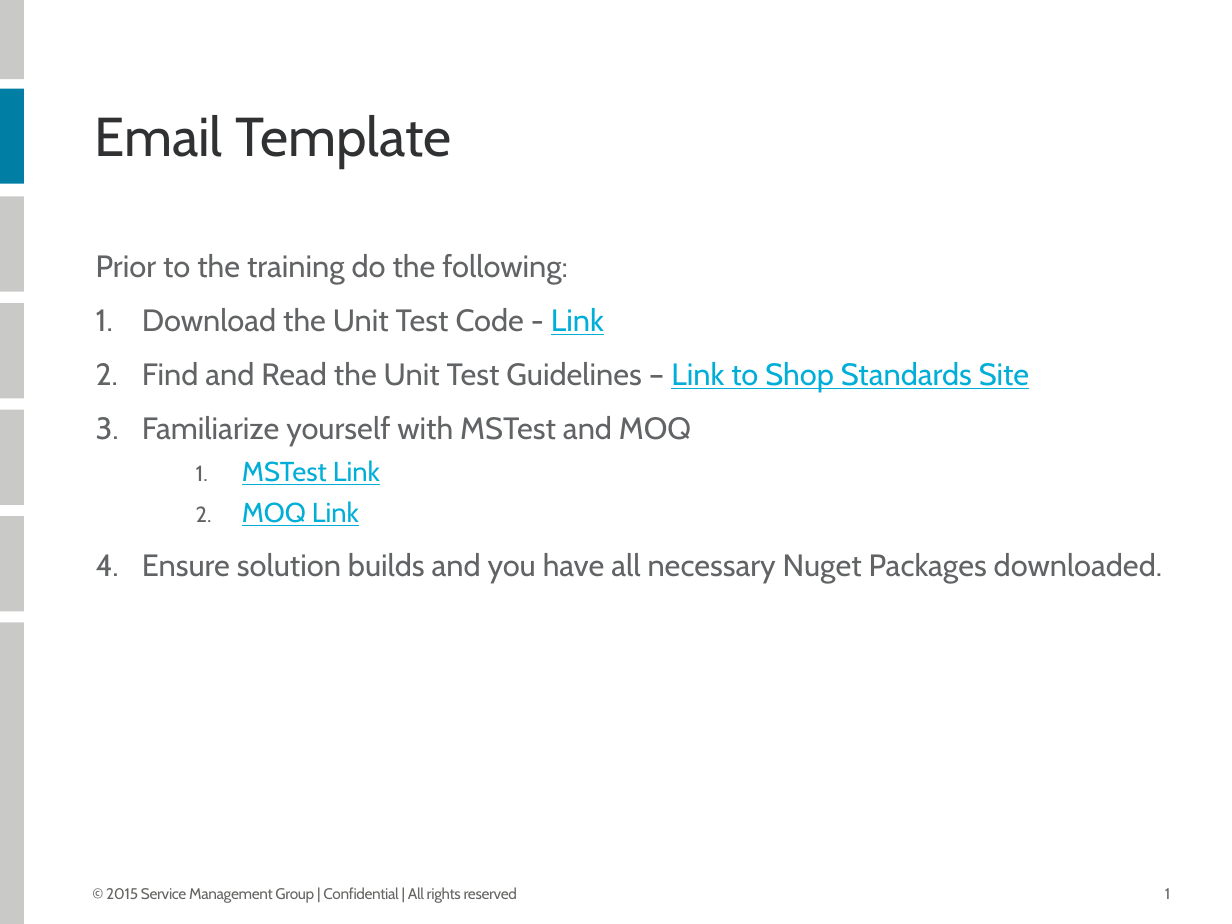
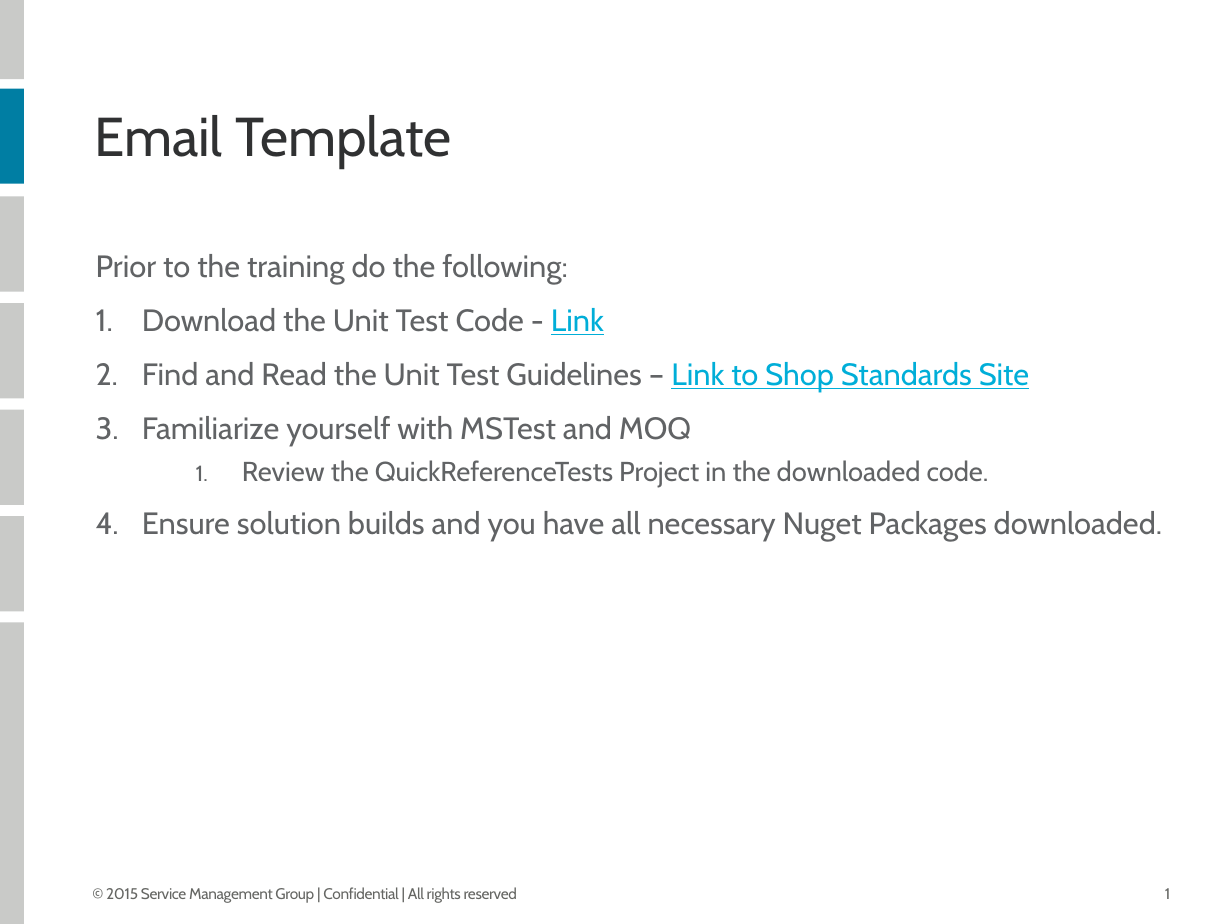
Before and after one commit to taeatonDev/UnitTestTraining, a slide deck: slide 1 of Unit Test Course Outline.pptx. Drawn at 1232x924 pixels with LibreOffice and Linux fonts; fonts in the diff are those of the drawing. Boxes give left, top, right and bottom in pixels: in the first picture for what was removed or moved away, otherwise in the second. Text is boxed around its words. In the diff, an @@ line names an element or a change of style, - is before the commit and + after.

Commit message:
Update to Email

```diff
--- a/Unit Test Course Outline.pptx
+++ b/Unit Test Course Outline.pptx
@@ text at [242, 460, 989, 487]: text changed; text colour #00AED8 to #616365 @@
-  1. MSTest Link
-  2. MOQ Link
+  1. Review the QuickReferenceTests Project in the downloaded code.
```
Also in this commit, not shown: 3 other slides changed, 6 slides added.
